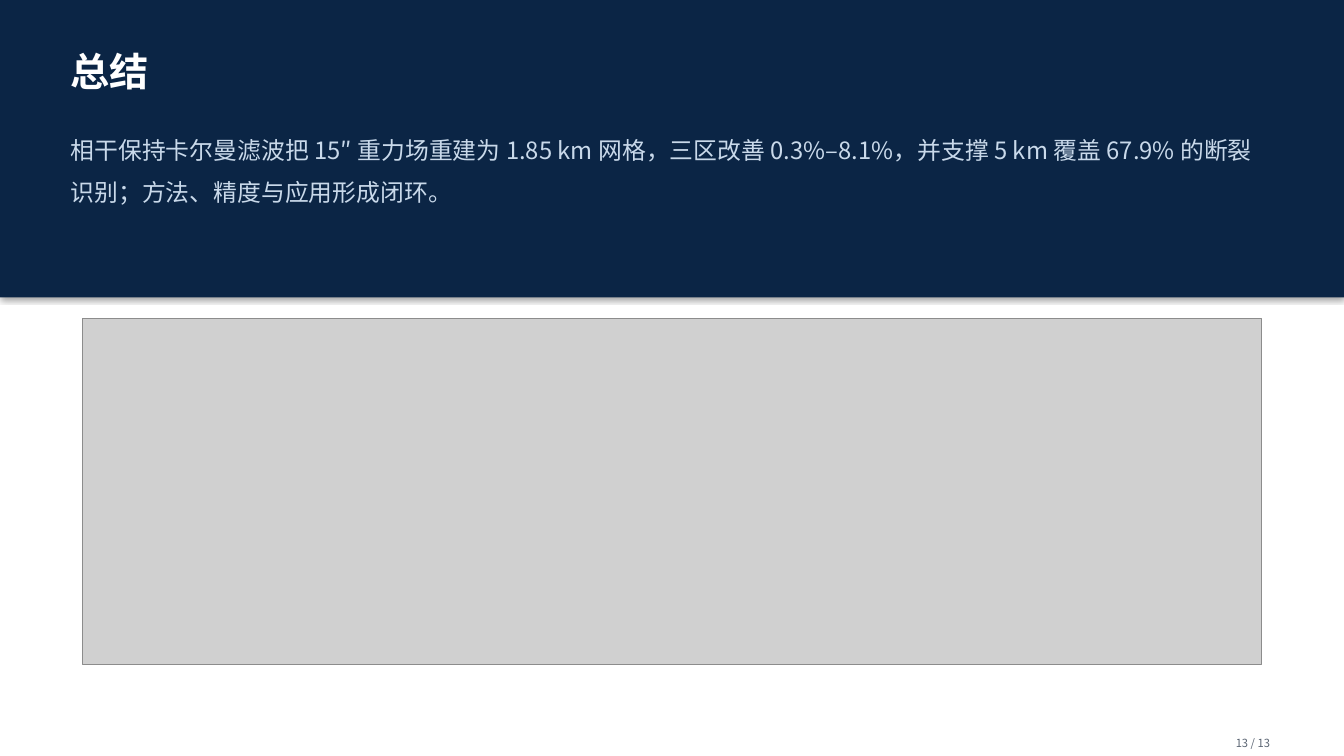
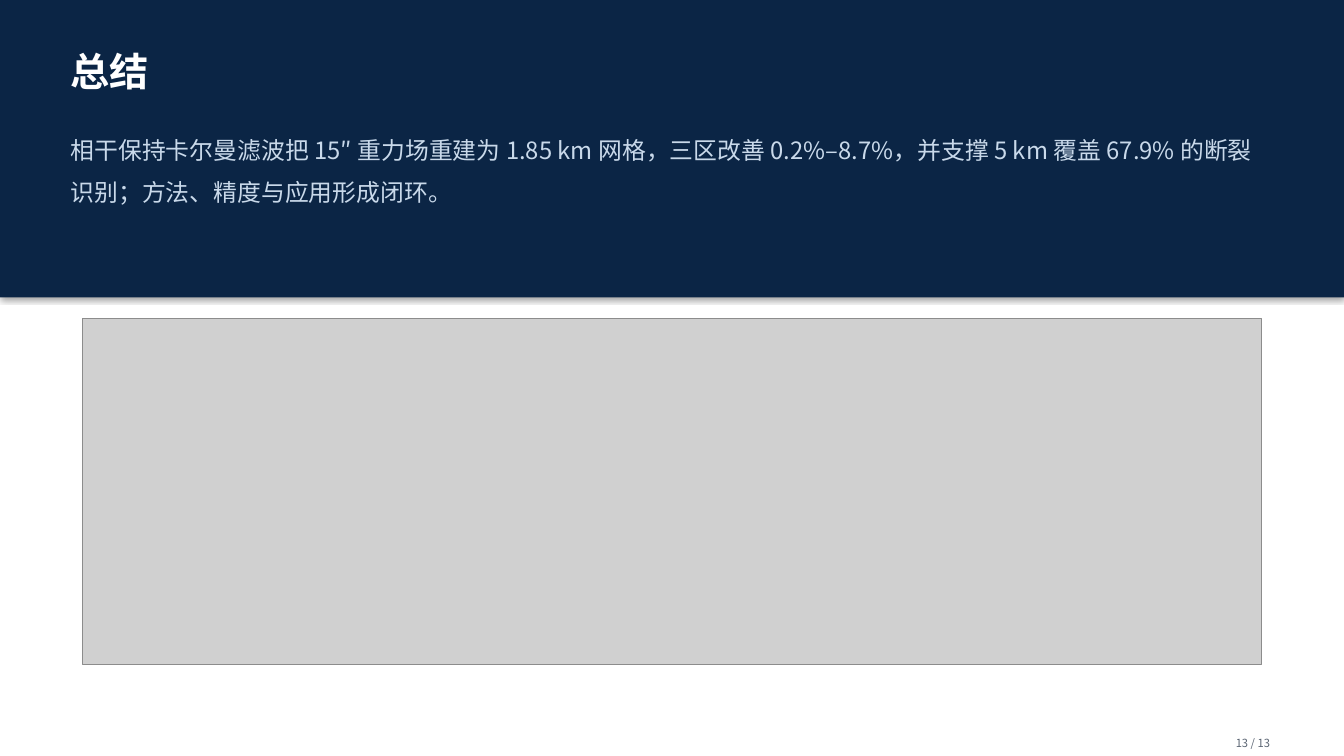
Before and after one commit to shuyunkai/kalman_gravity, a slide deck: slide 13 of ppt/汇报_新结构_13页.pptx. Drawn at 1344x756 pixels with LibreOffice and Linux fonts; fonts in the diff are those of the drawing; grey boxes stand for pictures. Boxes give left, top, right and bottom in pixels: in the first picture for what was removed or moved away, otherwise in the second. Text is boxed around its words. In the diff, an @@ line names an element or a change of style, - is before the commit and + after.

```diff
--- a/ppt/汇报_新结构_13页.pptx
+++ b/ppt/汇报_新结构_13页.pptx
@@ text at (71,139,1251,205): text changed @@
-相干保持卡尔曼滤波把 15″ 重力场重建为 1.85 km 网格，三区改善 0.3%–8.1%，并支撑 5 km 覆盖 67.9% 的断裂识别；方法、精度与应用形成闭环。
+相干保持卡尔曼滤波把 15″ 重力场重建为 1.85 km 网格，三区改善 0.2%–8.7%，并支撑 5 km 覆盖 67.9% 的断裂识别；方法、精度与应用形成闭环。
```
Also in this commit, not shown: 3 other slides changed, 4 other files.
